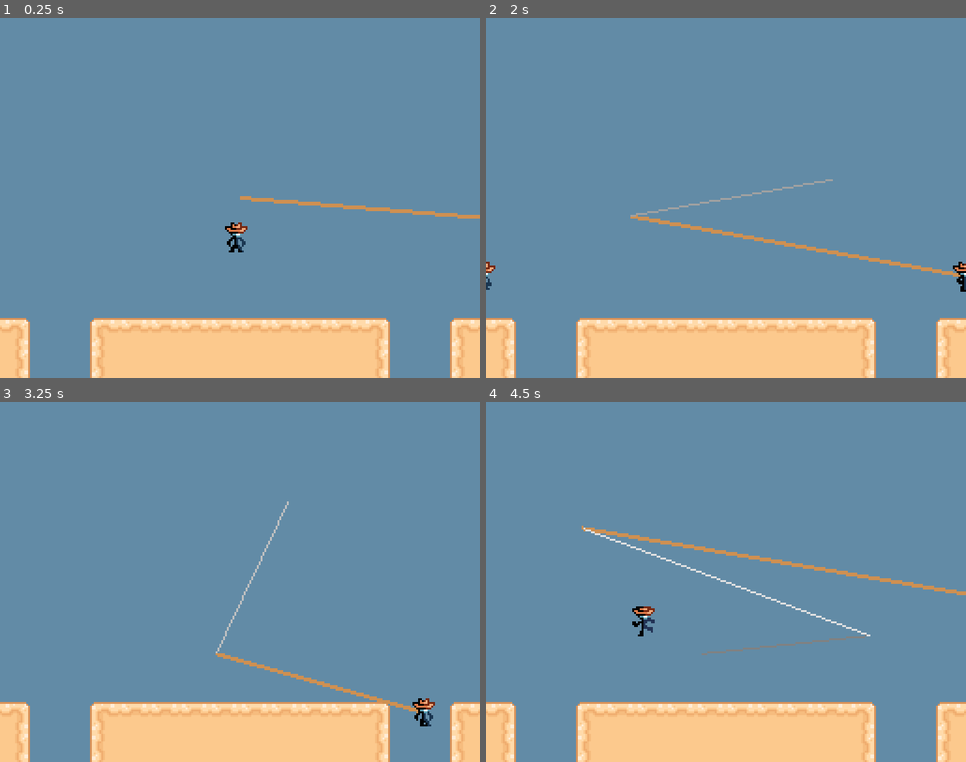
Above: before the commit, frames 1-4 (two rows, left to right).
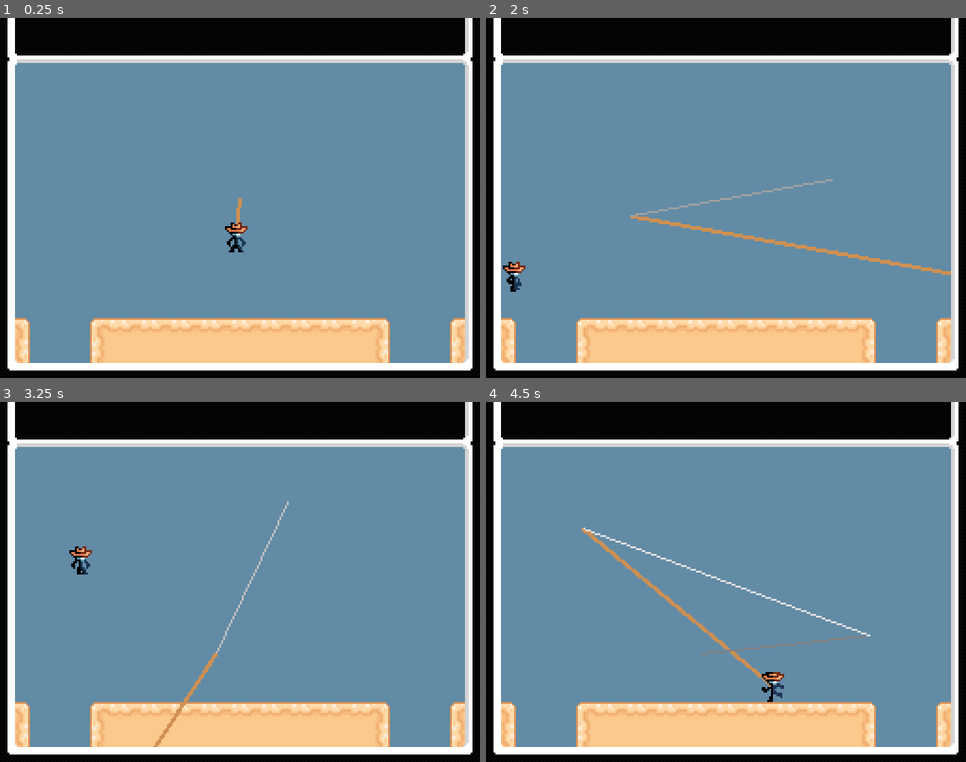
Above: after the commit, the same moments.

Repository: Jcodefox/GMTK-2025
Game: Godot game, scene res://scenes/topscenes/gameplay_topscene.tscn
Same seed, same stepped clock (60 frames per second), same inputs: the game is played once before the commit and once after it.
Inputs (mouse positions are in pixels of both pictures, inside the frame that each line leads up to):
- Up to frame 1 (0.25 s): no input
- Up to frame 2 (2 s): move the mouse to (831, 180) at 0.52 s; hold D (move_right) from 0.53 s (still down); tap Space (move_jump) at 0.77, 1.52 s; move the mouse to (630, 216) at 1.27 s
- Up to frame 3 (3.25 s): move the mouse to (288, 502) at 2.02 s; release D (move_right) at 2.03 s; hold A (move_left) 2.03-2.78 s; move the mouse to (216, 654) at 2.77 s; hold D (move_right) from 2.78 s (still down); tap Space (move_jump) at 3.02 s
- Up to frame 4 (4.5 s): move the mouse to (870, 636) at 3.52 s; tap Space (move_jump) at 3.77 s; move the mouse to (582, 528) at 4.27 s; release D (move_right) at 4.28 s; hold A (move_left) from 4.28 s (still down)

The runs differ from the first frame. In frame 1, 22% of the frame differs, in the area x 0-100%, y 0-100%; in frame 2, 22%; in frame 3, 23%; in frame 4, 24%.

Commit message:
Make looping more configurable

Diff:
--- a/scenes/topscenes/gameplay_topscene.tscn
+++ b/scenes/topscenes/gameplay_topscene.tscn
@@ -31,7 +31,6 @@
 layer = 64
 
 [node name="HudFrameTexture" type="TextureRect" parent="HudCanvasLayer"]
-visible = false
 offset_right = 40.0
 offset_bottom = 40.0
 texture = ExtResource("3_pyq0w")
--- a/scripts/prefabs/player_v2.gd
+++ b/scripts/prefabs/player_v2.gd
@@ -17,10 +17,25 @@
 @export var air_jump_init_y_velocity: float = -125
 @export var air_jump_init_x_velocity: float = 60
 
+@export_group("Looping")
+@export var world_top_left: Vector2 = Vector2(8, 24)
+@export var world_bottom_right: Vector2 = Vector2(248, 184)
+
+@onready var world_dimensions: Vector2 = (world_top_left - world_bottom_right).abs()
+
 var max_extra_jumps: int = 2
 var extra_jumps_left: int = 1
 var time_since_on_floor: float = INF
 var time_since_jump_attempt: float = INF
+
+func _ready() -> void:
+	$AnimatedSprite2D2.position.x = -world_dimensions.x
+	$AnimatedSprite2D3.position = -world_dimensions
+	$AnimatedSprite2D4.position.y = -world_dimensions.y
+
+	$CollisionShape2D2.position.x = -world_dimensions.x
+	$CollisionShape2D3.position = -world_dimensions
+	$CollisionShape2D4.position.y = -world_dimensions.y
 
 func _physics_process(delta: float) -> void:
 	handle_edges()
@@ -79,15 +94,16 @@
 	move_and_slide()
 
 func handle_edges() -> void:
-	while position.x < 128:
-		position.x += 256
-	while position.x > 384:
-		position.x -= 256
+	var world_center: Vector2 = (world_dimensions / 2) + world_top_left
+	while position.x < world_center.x:
+		position.x += world_dimensions.x
+	while position.x > world_center.y + world_dimensions.y:
+		position.x -= world_dimensions.x
 
-	while position.y < 96:
-		position.y += 192
-	while position.y > 288:
-		position.y -= 192
+	while position.y < world_center.y:
+		position.y += world_dimensions.y
+	while position.y > world_center.y + world_dimensions.y:
+		position.y -= world_dimensions.y
 
 func set_animation(anim: String) -> void:
 	if $AnimatedSprite2D.animation != anim:
@@ -95,3 +111,15 @@
 	$AnimatedSprite2D2.animation = $AnimatedSprite2D.animation
 	$AnimatedSprite2D3.animation = $AnimatedSprite2D.animation
 	$AnimatedSprite2D4.animation = $AnimatedSprite2D.animation
+
+func get_visible_player_pos() -> Vector2:
+	var p: Vector2 = global_position
+	while p.x > world_bottom_right.x:
+		p.x -= world_dimensions.x
+	while p.x < world_top_left.x:
+		p.x += world_dimensions.x
+	while p.y > world_bottom_right.y:
+		p.y -= world_dimensions.y
+	while p.y < world_top_left.y:
+		p.y += world_dimensions.y
+	return p
